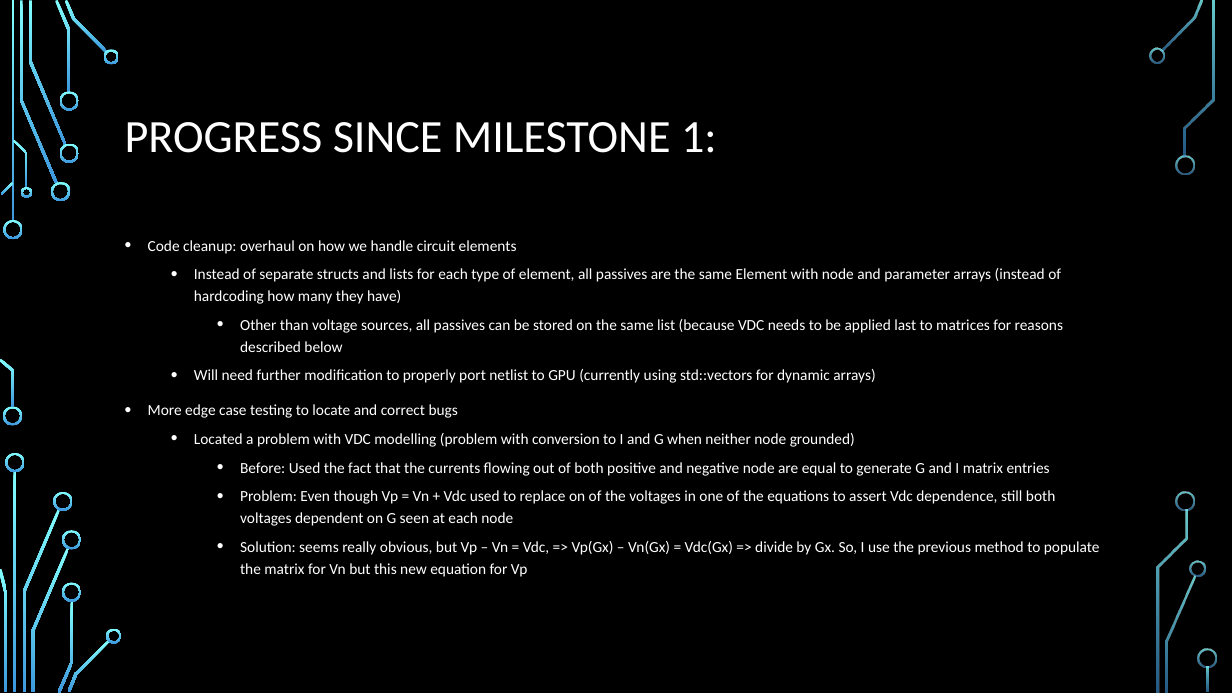
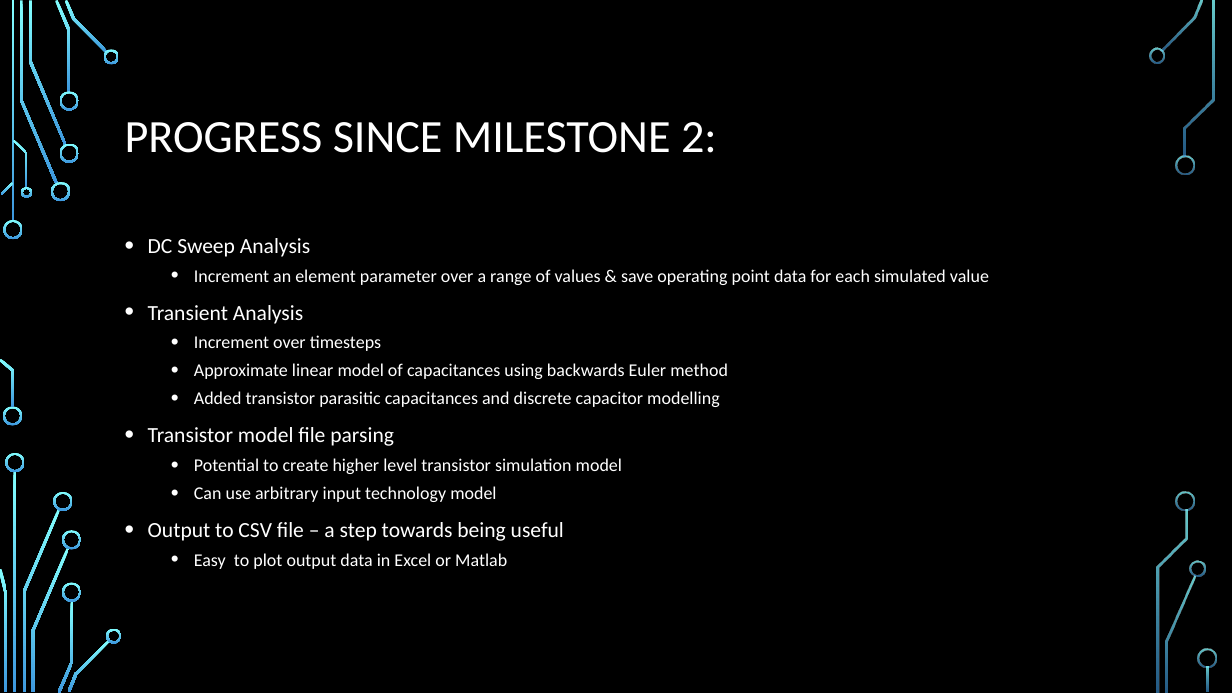
Before and after one commit to risia/CUDA-SPICE-Circuit-Sim, a slide deck: slide 2 of Milestones/Milestone3Presentation.pptx. Drawn at 1232x693 pixels with LibreOffice and Linux fonts; fonts in the diff are those of the drawing; background and template pictures are left out. Boxes give left, top, right and bottom in pixels: in the first picture for what was removed or moved away, otherwise in the second. Text is boxed around its words. In the diff, an @@ line names an element or a change of style, - is before the commit and + after.

Commit message:
More simulation comparisons show results very close to ngspice, so I'm moving on to subthreshold current.

```diff
--- a/Milestones/Milestone3Presentation.pptx
+++ b/Milestones/Milestone3Presentation.pptx
@@ title at bbox=[125, 122, 717, 153]: text changed @@
-PROGRESS SINCE MILESTONE 1:
+PROGRESS SINCE MILESTONE 2:
@@ text at bbox=[148, 238, 989, 569]: text changed; size 12 to 14 pt @@
-• Code cleanup: overhaul on how we handle circuit elements
-  • Instead of separate structs and lists for each type of element, all passives are the same Element with node and parameter arrays (instead of hardcoding how many they have)
-    • Other than voltage sources, all passives can be stored on the same list (because VDC needs to be applied last to matrices for reasons described below
-  • Will need further modification to properly port netlist to GPU (currently using std::vectors for dynamic arrays)
-• More edge case testing to locate and correct bugs
-  • Located a problem with VDC modelling (problem with conversion to I and G when neither node grounded)
-    • Before: Used the fact that the currents flowing out of both positive and negative node are equal to generate G and I matrix entries
-    • Problem: Even though Vp = Vn + Vdc used to replace on of the voltages in one of the equations to assert Vdc dependence, still both voltages dependent on G seen at each node
-    • Solution: seems really obvious, but Vp – Vn = Vdc, => Vp(Gx) – Vn(Gx) = Vdc(Gx) => divide by Gx. So, I use the previous method to populate the matrix for Vn but this new equation for Vp
+• DC Sweep Analysis
+  • Increment an element parameter over a range of values & save operating point data for each simulated value
+• Transient Analysis
+  • Increment over timesteps
+  • Approximate linear model of capacitances using backwards Euler method
+  • Added transistor parasitic capacitances and discrete capacitor modelling
+• Transistor model file parsing
+  • Potential to create higher level transistor simulation model
+  • Can use arbitrary input technology model
+• Output to CSV file – a step towards being useful
+  • Easy to plot output data in Excel or Matlab
```
Also in this commit, not shown: 1 other slide changed, 5 slides added, 5 slides removed, 6 other files.
